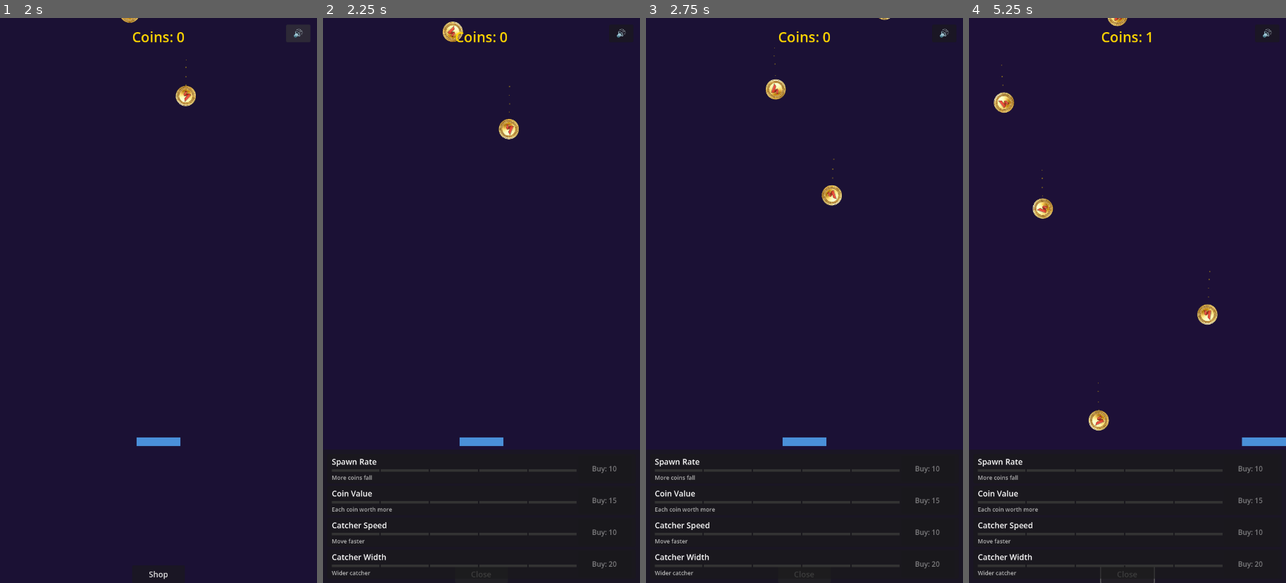
Above: before the commit, frames 1-4 (left to right).
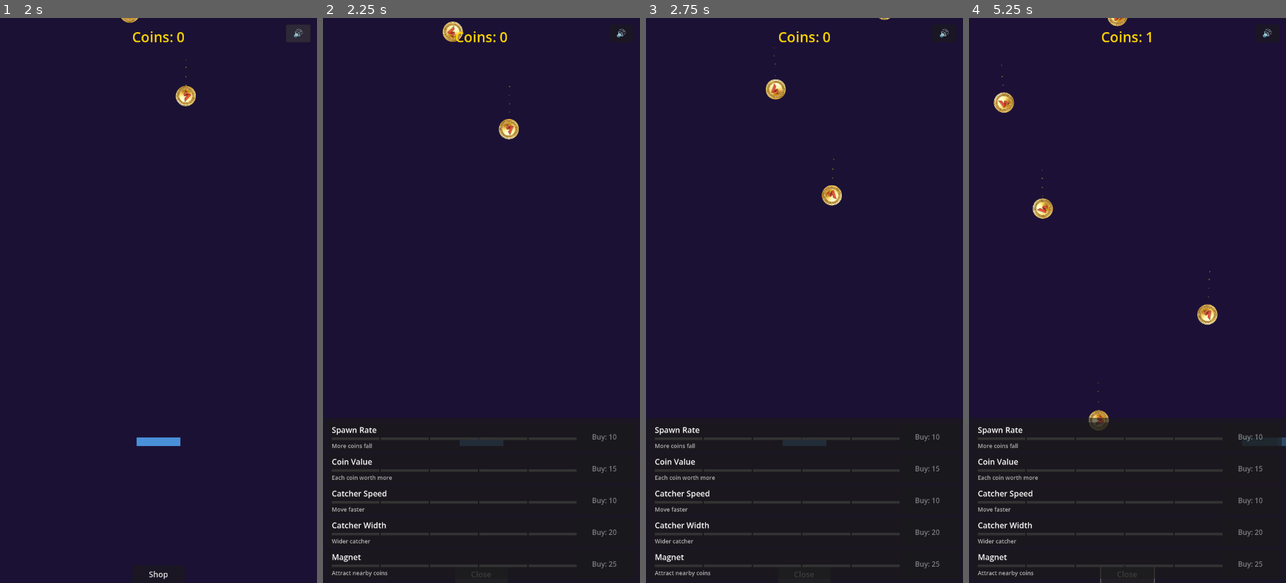
Above: after the commit, the same moments.

Repository: flexion/flexcoins
Game: Godot game, scene res://scenes/main.tscn
The game is run twice, just before and just after one commit, with the same random seed, the same clock (stepped at 60 frames per second) and the same inputs. Sound files missing from this copy of the repository are replaced by a short silence.
Inputs:
- Up to frame 1 (2 s): click "🔊" at 0.5 s; click "🔇" at 1.25 s
- Up to frame 2 (2.25 s): click "Shop" at 2 s
- Up to frame 3 (2.75 s): no input
- Up to frame 4 (5.25 s): hold Right (move_right) 2.78-3.53 s; hold Left (move_left) 3.53-4.28 s; hold Right (move_right) from 4.28 s (still down)

Frame 1 is identical in both runs. In frame 2, 2.1% of the frame differs, in the area x 2-98%, y 71-99%; in frame 3, 2.1%; in frame 4, 5.2%, in the area x 1-100%, y 70-99%.

Commit message:
Add Magnet upgrade that attracts nearby coins
New shop upgrade pulls coins laterally toward the catcher. Pull radius
and strength increase with each level. Uses group-based catcher lookup.

Co-Authored-By: Claude Opus 4.6 <noreply@anthropic.com>

Diff:
--- a/scripts/catcher.gd
+++ b/scripts/catcher.gd
@@ -19,6 +19,7 @@
 
 
 func _ready() -> void:
+	add_to_group("catcher")
 	collision_shape.shape = collision_shape.shape.duplicate()
 	GameManager.upgrade_purchased.connect(_on_upgrade_purchased)
 	_apply_upgrades()
--- a/scripts/coin.gd
+++ b/scripts/coin.gd
@@ -23,6 +23,7 @@
 	_current_speed = move_toward(_current_speed, fall_speed, fall_speed * delta * 0.8)
 	position.y += _current_speed * delta
 	rotation += _rotation_speed * delta
+	_apply_magnet(delta)
 
 
 func collect() -> void:
@@ -42,6 +43,21 @@
 	if not _collected:
 		GameManager.coin_missed.emit()
 	queue_free()
+
+
+func _apply_magnet(delta: float) -> void:
+	var radius := GameManager.get_magnet_radius()
+	if radius <= 0.0:
+		return
+	var catchers := get_tree().get_nodes_in_group("catcher")
+	if catchers.is_empty():
+		return
+	var catcher_pos: Vector2 = catchers[0].global_position
+	var diff := catcher_pos.x - global_position.x
+	if absf(diff) < radius:
+		var strength := GameManager.get_magnet_strength()
+		var pull := strength * (1.0 - absf(diff) / radius)
+		position.x += signf(diff) * pull * delta
 
 
 func _add_glow() -> void:
--- a/scripts/game_manager.gd
+++ b/scripts/game_manager.gd
@@ -16,6 +16,7 @@
 	"coin_value": {"name": "Coin Value", "description": "Each coin worth more", "base_cost": 15, "cost_growth": 1.12},
 	"catcher_speed": {"name": "Catcher Speed", "description": "Move faster", "base_cost": 10, "cost_growth": 1.15},
 	"catcher_width": {"name": "Catcher Width", "description": "Wider catcher", "base_cost": 20, "cost_growth": 1.18},
+	"magnet": {"name": "Magnet", "description": "Attract nearby coins", "base_cost": 25, "cost_growth": 1.20},
 }
 
 var currency: int = 0
@@ -81,6 +82,18 @@
 func get_catcher_width() -> float:
 	return 100.0 + _upgrade_levels.get("catcher_width", 0) * 15.0
 
+func get_magnet_radius() -> float:
+	var level: int = _upgrade_levels.get("magnet", 0)
+	if level == 0:
+		return 0.0
+	return 80.0 + level * 30.0
+
+func get_magnet_strength() -> float:
+	var level: int = _upgrade_levels.get("magnet", 0)
+	if level == 0:
+		return 0.0
+	return 100.0 + level * 40.0
+
 func get_earn_rate() -> float:
 	return float(get_coin_value()) / get_spawn_interval()
 
